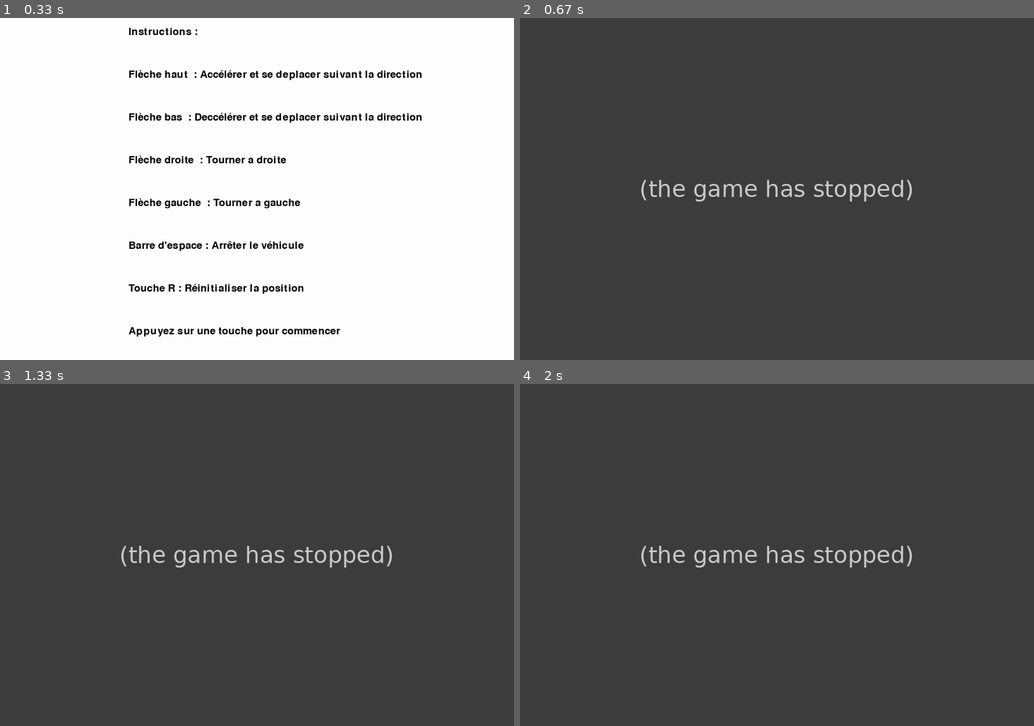
Above: before the commit, frames 1-4 (two rows, left to right).
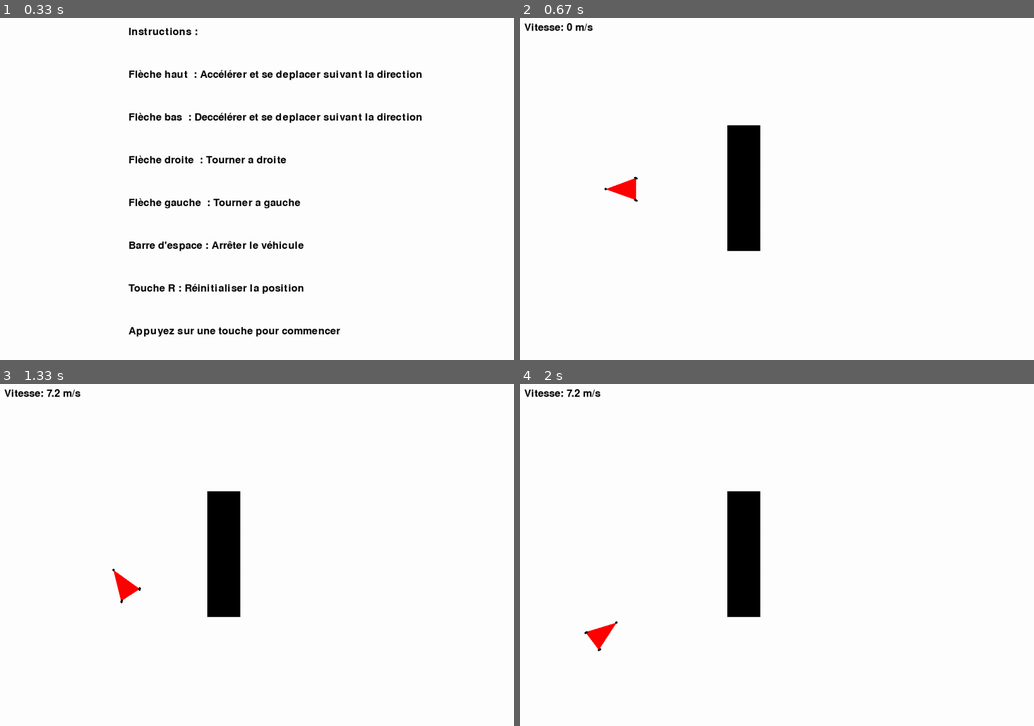
Above: after the commit, the same moments.

Repository: Singh-Jaskaranpreet/projet_robot_LU2IN013
Game: pygame game, started from simulateur.py
The game is run twice, just before and just after one commit, with the same random seed, the same clock (stepped at 60 frames per second) and the same inputs.
Inputs:
- Up to frame 1 (0.33 s): no input
- Up to frame 2 (0.67 s): hold Right from 0.33 s (still down)
- Up to frame 3 (1.33 s): release Right at 0.8 s; hold Up 0.83-1.13 s; hold Right from 1.17 s (still down)
- Up to frame 4 (2 s): release Right at 1.63 s; hold Left from 1.67 s (still down)

Frame 1 is identical in both runs. In frame 2, 100% of the frame differs, in the area x 0-100%, y 0-100%; in frame 3, 100%; in frame 4, 100%.
Error before the commit: AttributeError: 'Vehicule' object has no attribute 'L' (Vehicule.py line 56); the game stopped at 0.35 s (later frames are placeholders)

Commit message:
Corresction d'erreur dans simulateur et Vehicule

Diff:
--- a/Vehicule.py
+++ b/Vehicule.py
@@ -33,7 +33,7 @@
         self.vitesse = min(self.vitesse + acc , 7.5)
 
     def deceleration(self, red):
-        self.vitesse = max(self.vitesse + red , -7.5)
+        self.vitesse = max(self.vitesse - red , -7.5)
 
     def arret(self):
         self.vitesse = 0
@@ -42,7 +42,7 @@
         """Déplace le véhicule en fonction de l'orientation, du braquage et des collisions."""
         if self.angle_braquage != 0 and self.vitesse != 0:
             # Rayon de courbure en fonction de l'angle de braquage
-            rayon_courbure = self.L / m.tan(m.radians(self.angle_braquage))
+            rayon_courbure = self.long / m.tan(m.radians(self.angle_braquage))
             delta_angle = self.vitesse / rayon_courbure
             self.angle += m.degrees(delta_angle)
 
@@ -53,12 +53,12 @@
             self.r_Ar[1] + self.vitesse * m.sin(m.radians(self.angle))
         ]
         prochain_r_Avg = [
-            prochain_r_Ar[0] + self.L * m.cos(m.radians(self.angle + 20)),
-            prochain_r_Ar[1] + self.L * m.sin(m.radians(self.angle + 20))
+            prochain_r_Ar[0] + self.long * m.cos(m.radians(self.angle + 20)),
+            prochain_r_Ar[1] + self.long * m.sin(m.radians(self.angle + 20))
         ]
         prochain_r_Avd = [
-            prochain_r_Ar[0] + self.L * m.cos(m.radians(self.angle - 20)),
-            prochain_r_Ar[1] + self.L * m.sin(m.radians(self.angle - 20))
+            prochain_r_Ar[0] + self.long * m.cos(m.radians(self.angle - 20)),
+            prochain_r_Ar[1] + self.long * m.sin(m.radians(self.angle - 20))
         ]
 
         # Vérifier si le déplacement cause une collision
--- a/simulateur.py
+++ b/simulateur.py
@@ -62,7 +62,7 @@
 
         # Afficher la vitesse du véhicule à l'écran
         font = pygame.font.SysFont(None, 36)
-        vitesse_text = font.render(f"Vitesse: {abs(vehicule.vitesse * 2)} m/s", True, couleur_texte)
+        vitesse_text = font.render(f"Vitesse: {round(abs(vehicule.vitesse * 2), 3)} m/s", True, couleur_texte)
         screen.blit(vitesse_text, (10, 10))
 
 
@@ -157,6 +157,6 @@
 
     # Affichage
     screen.fill(BLANC)
-    environnement.afficher(screen, vehicule, ROUGE, NOIR, tmp)
+    afficher(screen, vehicule, ROUGE, NOIR, tmp)
     pygame.display.flip()
     clock.tick(60)
